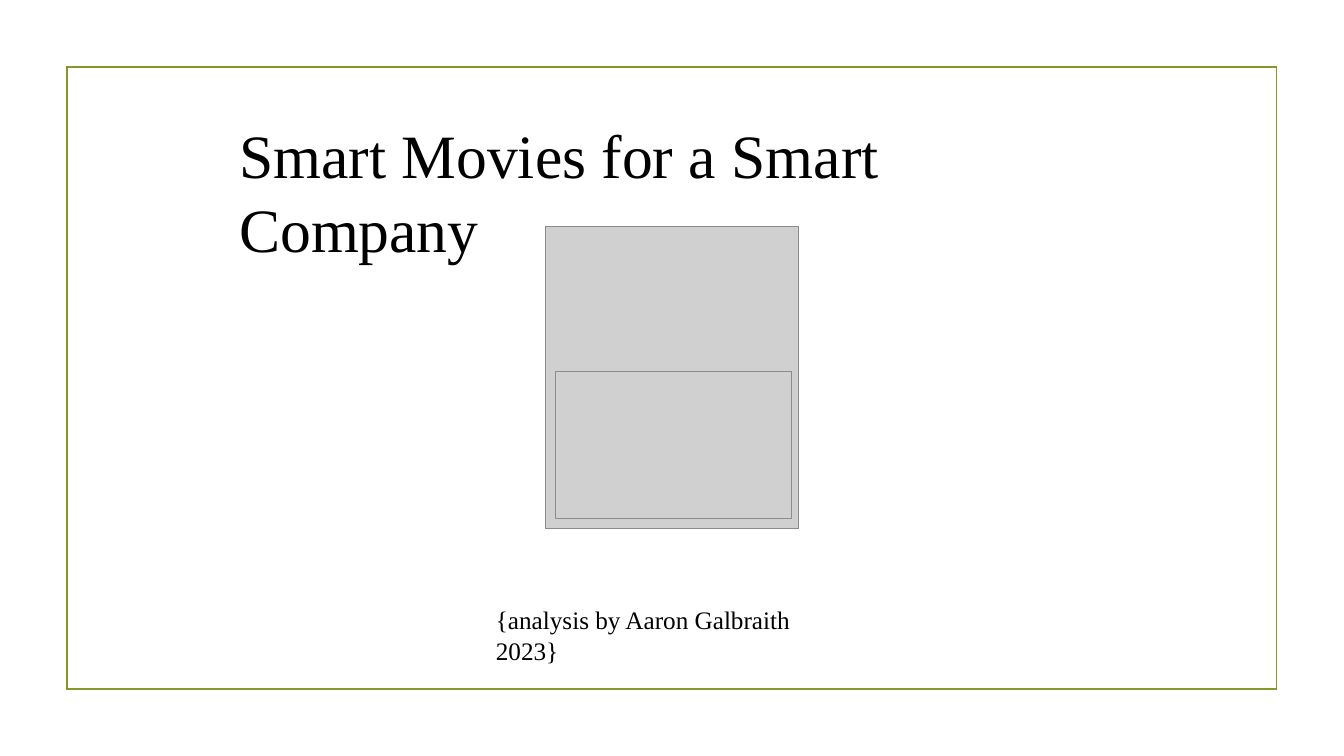
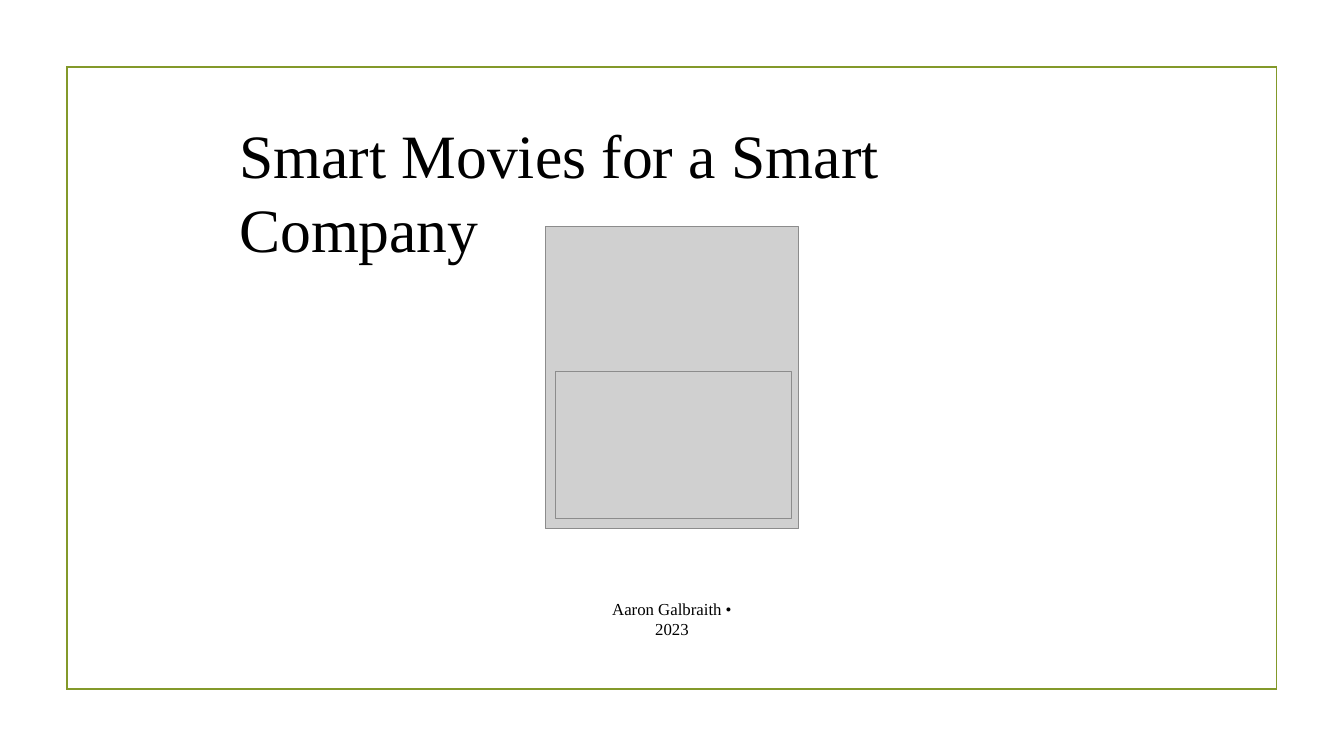
Before and after one commit to aarongalbraith/flatiron-phase1-project-redo, a slide deck: slide 1 of phase 1 project presentation.pptx. Drawn at 1344x756 pixels with LibreOffice and Linux fonts; fonts in the diff are those of the drawing; grey boxes stand for pictures; background and template pictures are left out. Boxes give left, top, right and bottom in pixels: in the first picture for what was removed or moved away, otherwise in the second. Text is boxed around its words. In the diff, an @@ line names an element or a change of style, - is before the commit and + after.

Commit message:
pdf of presentation

```diff
--- a/phase 1 project presentation.pptx
+++ b/phase 1 project presentation.pptx
@@ text at (612, 603, 721, 635): text changed; size 18 to 12 pt @@
-{analysis by Aaron Galbraith 2023}
+Aaron Galbraith • 2023
```
Also in this commit, not shown: 1 other file.
